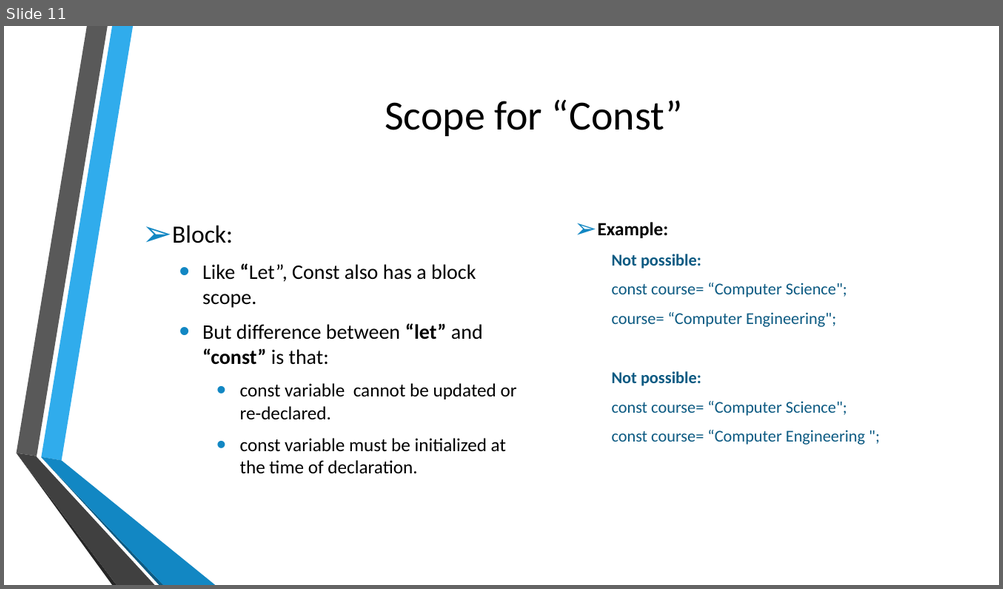
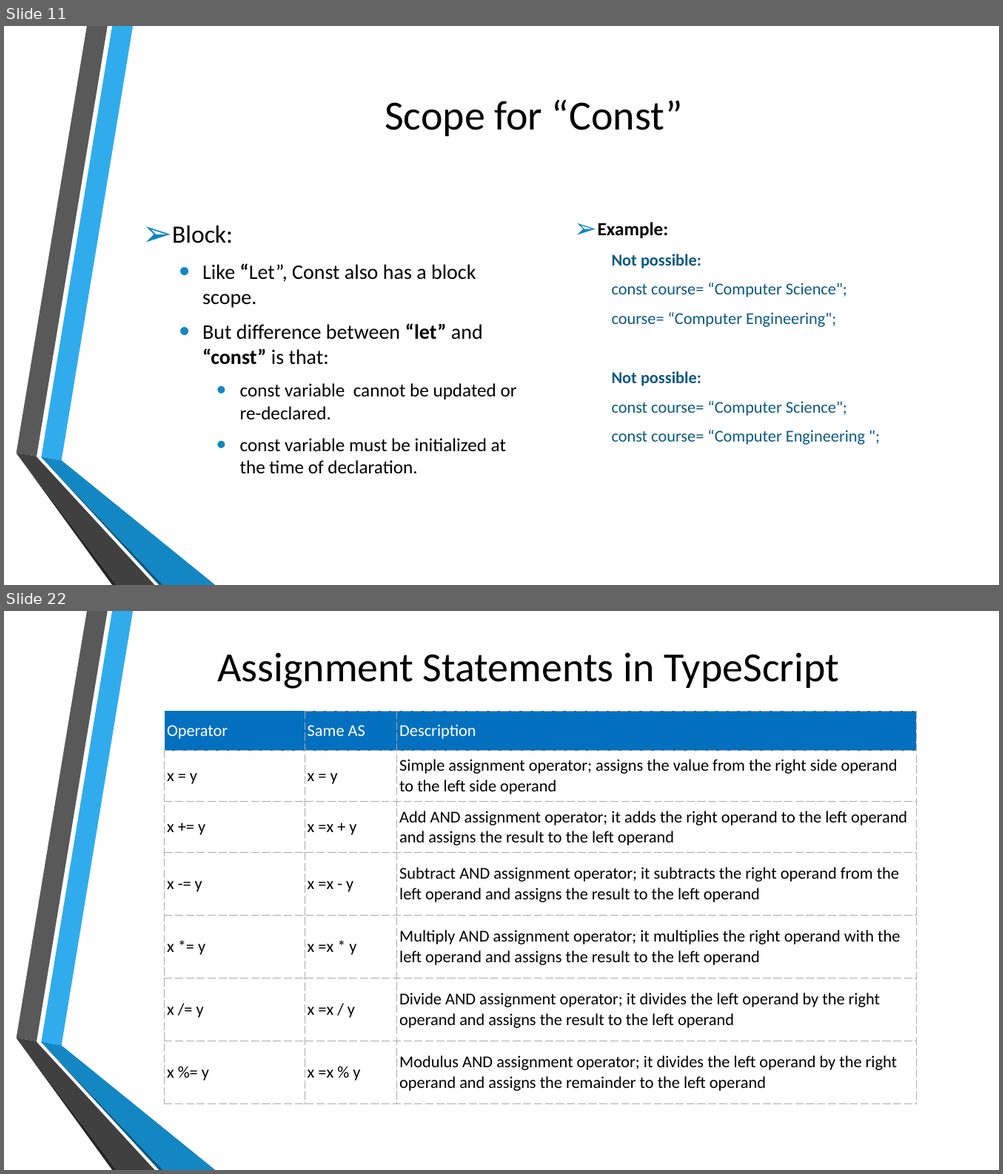
Before and after one commit to kalyank12/SoftwareParadigms, a slide deck: PPT/Group02-Component1.pptx. Shown one above the other, each under a label of ours: slide 11 before the commit, slides 11 and 22 after it; the slides between them are not shown. The pictures are 1003x589 and 1003x1174 pixels, drawn with LibreOffice and Linux fonts; fonts in the diff are those of the drawing; background and template pictures are left out. Boxes give left, top, right and bottom in pixels: in the first picture for what was removed or moved away, otherwise in the second. Text is boxed around its words. In the diff, an @@ line names an element or a change of style, - is before the commit and + after.

```diff
--- a/PPT/Group02-Component1.pptx
+++ b/PPT/Group02-Component1.pptx
@@ slide 22 added at [4, 611, 999, 1170], background picture (left out); not listed: 6 template elements that a slide beside it also shows @@
@@ title added at [217, 652, 839, 689], 40 pt, text #000000 @@
+Assignment Statements in TypeScript
@@ table added at [165, 711, 916, 1104], 7 rows, 3 columns @@
+Operator | Same AS | Description
+x = y | x = y | Simple assignment operator; assigns the value from the right side operand to the left side operand
+x += y | x =x + y | Add AND assignment operator; it adds the right operand to the left operand and assigns the result to the left operand
+x -= y | x =x - y | Subtract AND assignment operator; it subtracts the right operand from the left operand and assigns the result to the left operand
+x *= y | x =x * y | Multiply AND assignment operator; it multiplies the right operand with the left operand and assigns the result to the left operand
+x /= y | x =x / y | Divide AND assignment operator; it divides the left operand by the right operand and assigns the result to the left operand
+x %= y | x =x % y | Modulus AND assignment operator; it divides the left operand by the right operand and assigns the remainder to the left operand
```
Also in this commit, not shown: 10 other slides added.
